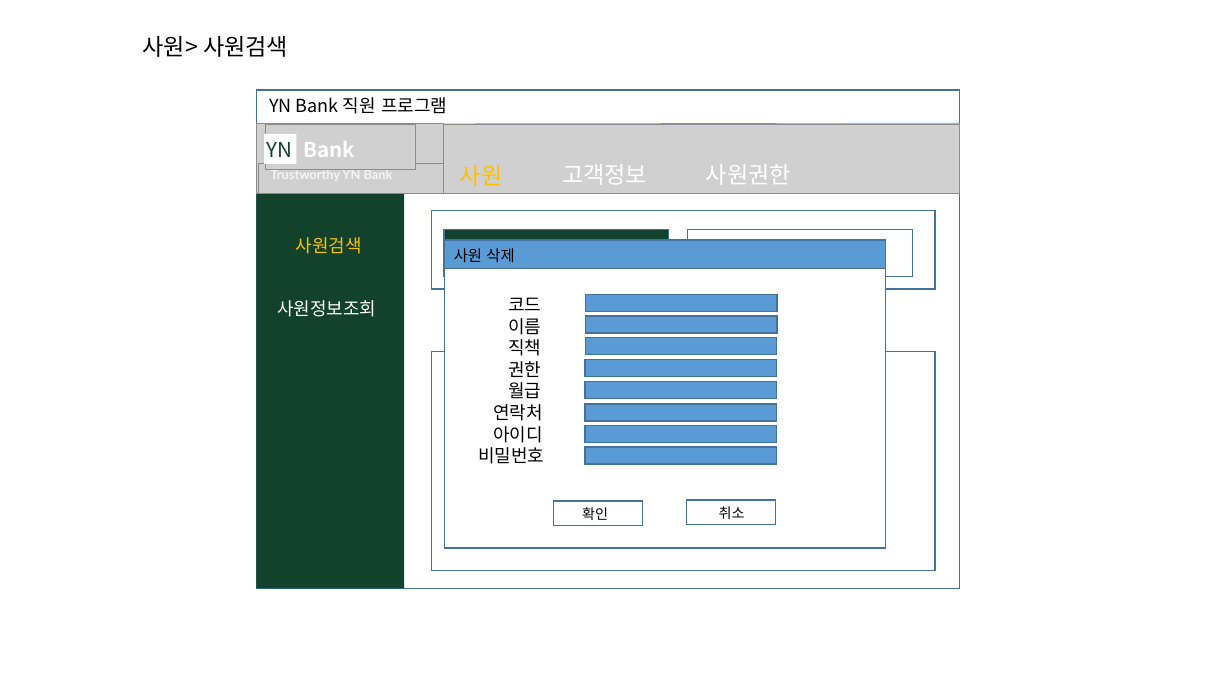
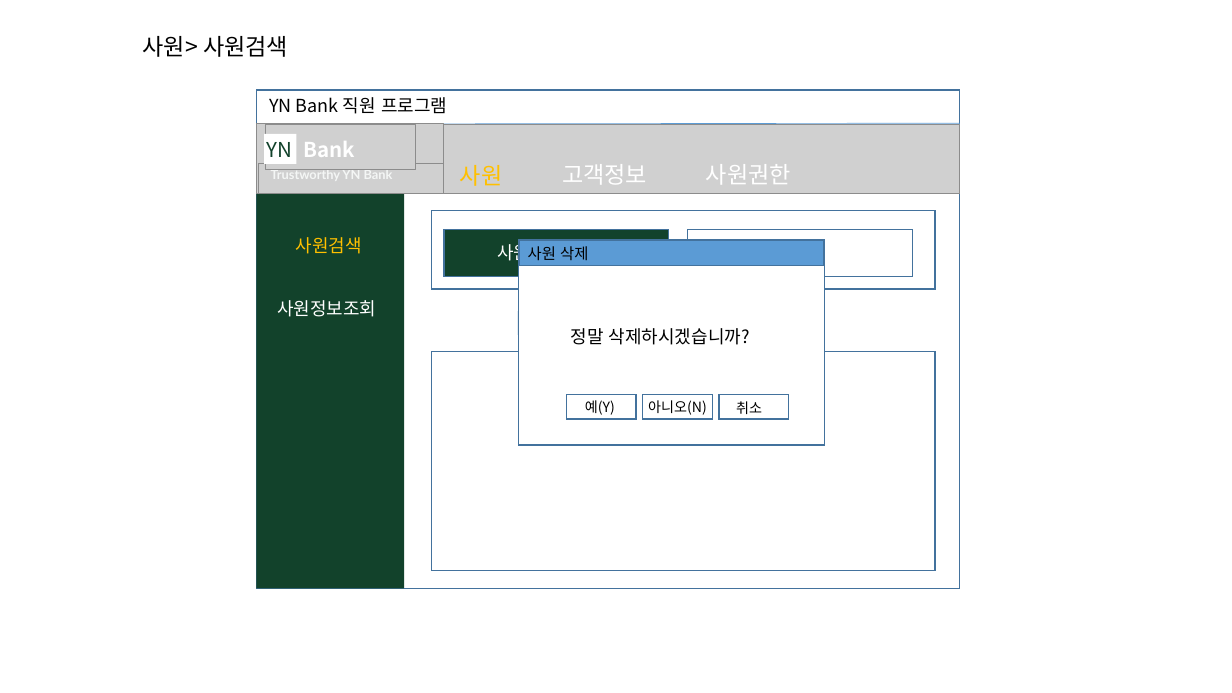
Before and after one commit to DaeguIT-MinSuKim/yi_java3st_2team, a slide deck: slide 11 of file/UI 설계화면.pptx. Drawn at 1232x693 pixels with LibreOffice and Linux fonts; fonts in the diff are those of the drawing; grey boxes stand for pictures. Boxes give left, top, right and bottom in pixels: in the first picture for what was removed or moved away, otherwise in the second. Text is boxed around its words. In the diff, an @@ line names an element or a change of style, - is before the commit and + after.

Commit message:
UI

```diff
--- a/file/UI 설계화면.pptx
+++ b/file/UI 설계화면.pptx
@@ text "사원 삭제" rewrapped from (x1=454, y1=248, x2=514, y2=263) to (x1=497, y1=241, x2=588, y2=265) @@
@@ rectangle resized from (x1=445, y1=240, x2=885, y2=548) to (x1=518, y1=240, x2=824, y2=445) @@
@@ rectangle resized from (x1=445, y1=240, x2=885, y2=269) to (x1=519, y1=241, x2=824, y2=265) @@
@@ text removed at (x1=478, y1=297, x2=544, y2=464) @@
-코드
-이름
-직책
-권한
-월급
-연락처
-아이디
-비밀번호
@@ rectangle removed at (x1=586, y1=295, x2=777, y2=311) @@
@@ rounded rectangle added at (x1=518, y1=306, x2=642, y2=340), outline #43739E 1 pt @@
@@ text added at (x1=571, y1=328, x2=750, y2=345), 14 pt, text #000000 @@
+정말 삭제하시겠습니까?
@@ rectangle removed at (x1=586, y1=316, x2=777, y2=333) @@
@@ rectangle removed at (x1=586, y1=337, x2=777, y2=354) @@
@@ rectangle removed at (x1=585, y1=360, x2=776, y2=376) @@
@@ rectangle removed at (x1=585, y1=382, x2=776, y2=398) @@
@@ rectangle resized from (x1=554, y1=501, x2=643, y2=525) to (x1=567, y1=395, x2=637, y2=419) @@
@@ text at (x1=585, y1=400, x2=615, y2=415): text changed @@
-확인
+예(Y)
@@ rectangle resized from (x1=585, y1=404, x2=776, y2=421) to (x1=643, y1=395, x2=714, y2=419) @@
@@ rectangle at (x1=643, y1=395, x2=714, y2=419): fill #5B9BD5 to none @@
@@ text added at (x1=648, y1=400, x2=707, y2=415), 11 pt, text #000000 @@
+아니오(N)
@@ text "취소" moved from (x1=719, y1=506, x2=745, y2=519) to (x1=736, y1=401, x2=762, y2=414) @@
@@ rectangle resized from (x1=687, y1=500, x2=776, y2=524) to (x1=719, y1=395, x2=789, y2=419) @@
@@ rectangle removed at (x1=585, y1=426, x2=776, y2=443) @@
@@ rectangle removed at (x1=585, y1=447, x2=776, y2=464) @@
```
Also in this commit, not shown: 1 other slide changed, 3 slides added.
